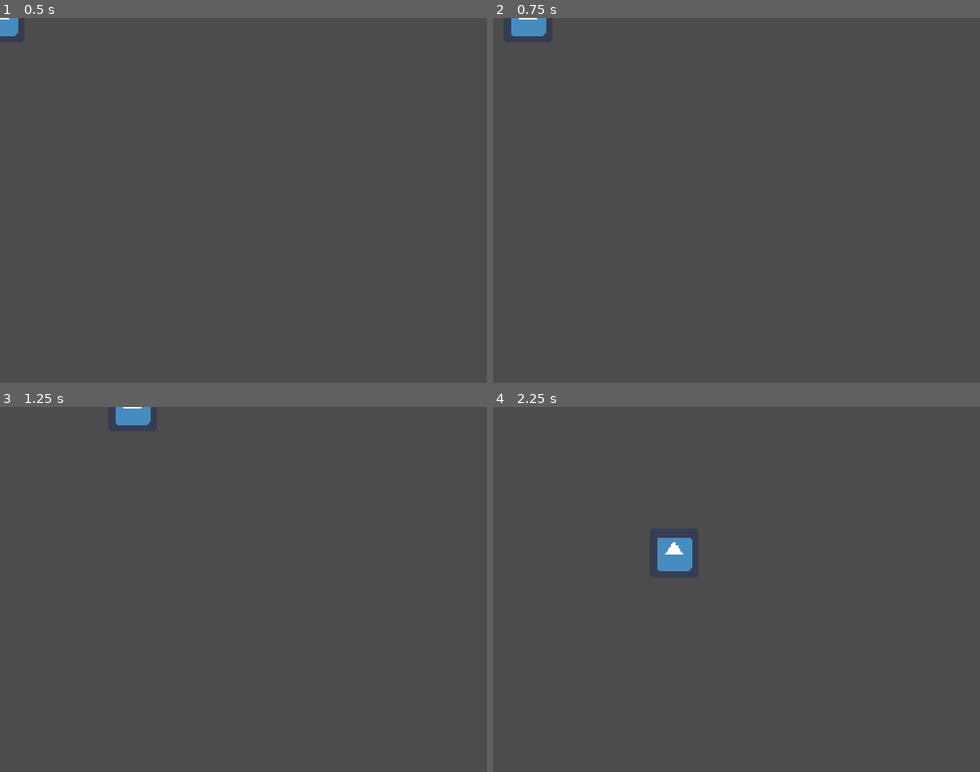
Above: before the commit, frames 1-4 (two rows, left to right).
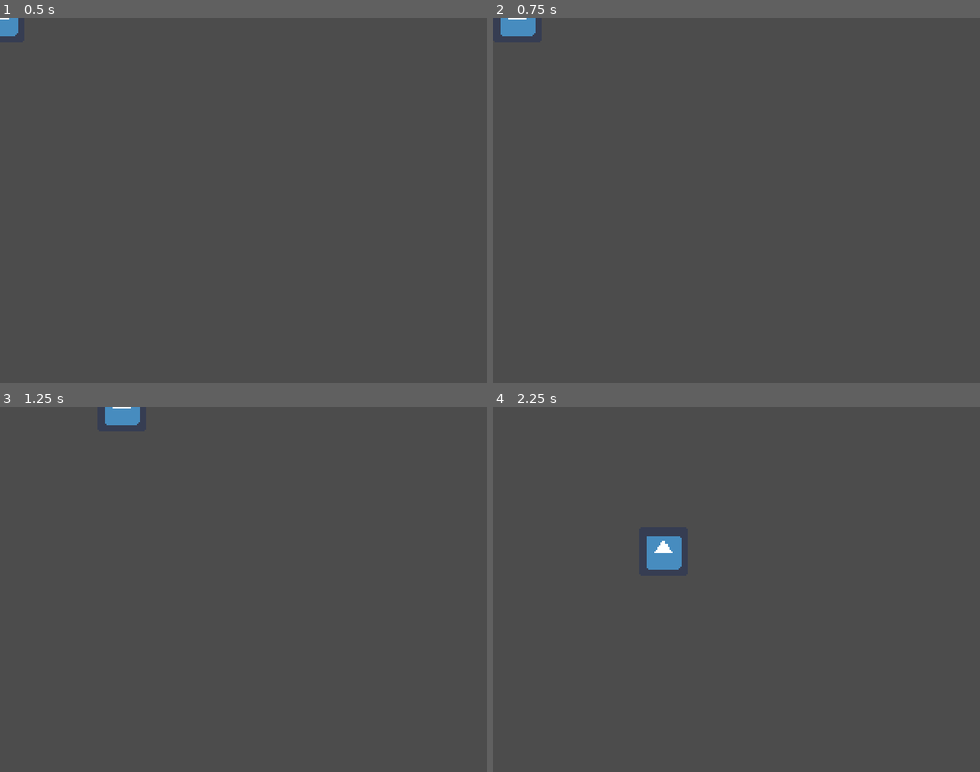
Above: after the commit, the same moments.

Repository: loopies2600/PixelGameJam-2024-Submission
Game: Godot game, scene res://scenes/game_state/gst_gamefield.tscn
Two runs of this game, one before a commit and one after it. Both use one fixed random seed, a clock stepped at 60 frames per second and the inputs below. The engine's default icon, where the game draws it, is replaced by a stand-in: a white triangle on a blue panel in a dark square.
Inputs:
- Up to frame 1 (0.5 s): no input
- Up to frame 2 (0.75 s): tap Enter at 0.5 s; hold D (move_right) from 0.53 s (still down)
- Up to frame 3 (1.25 s): keep holding D (move_right)
- Up to frame 4 (2.25 s): release D (move_right) at 1.28 s; hold S (move_down) 1.28-2.03 s; hold D (move_right) from 2.03 s (still down)

Frame 1 is identical in both runs. In frame 2, 0.2% of the frame differs, in the area x 1-11%, y 0-5%; in frame 3, 0.2%; in frame 4, 0.6%, in the area x 31-41%, y 35-45%.

Commit message:
Clase base de entidad

Diff:
--- a/project.godot
+++ b/project.godot
@@ -7,6 +7,16 @@
 ;   param=value ; assign values to parameters
 
 config_version=4
+
+_global_script_classes=[ {
+"base": "KinematicBody2D",
+"class": "KinematicActor",
+"language": "GDScript",
+"path": "res://scenes/entity/actor/kinematic_actor.gd"
+} ]
+_global_script_class_icons={
+"KinematicActor": ""
+}
 
 [application]
 
--- /dev/null
+++ b/scenes/entity/actor/kinematic_actor.gd
@@ -0,0 +1,18 @@
+extends KinematicBody2D
+class_name KinematicActor
+
+export (float) var base_speed := 128.0
+export (float, 0.0, 0.99) var steering := 0.0
+
+var direction : Vector2 = Vector2.ZERO
+var velocity : Vector2 = Vector2.ZERO
+
+func get_walk_velocity() -> Vector2:
+	var new_velocity : Vector2 = direction * base_speed
+
+	return velocity.linear_interpolate(new_velocity, 1.0 - steering)
+
+func _physics_process(delta):
+	velocity = get_walk_velocity()
+
+	velocity = move_and_slide(velocity, Vector2.ZERO)
--- a/scenes/entity/player/player.gd
+++ b/scenes/entity/player/player.gd
@@ -1,14 +1,8 @@
-extends KinematicBody2D
+extends KinematicActor
 
-export (float) var base_speed := 128.0
-
-var velocity : Vector2 = Vector2.ZERO
 var input_direction : Vector2 = Vector2.ZERO
 
 func _process(delta):
 	input_direction = Input.get_vector("move_left", "move_right", "move_up", "move_down")
 
-	velocity = input_direction * base_speed
-
-func _physics_process(delta):
-	velocity = move_and_slide(velocity, Vector2.ZERO)
+	direction = input_direction
--- a/scenes/game_state/gst_gamefield.tscn
+++ b/scenes/game_state/gst_gamefield.tscn
@@ -5,3 +5,4 @@
 [node name="GameState" type="Node2D"]
 
 [node name="player" parent="." instance=ExtResource( 1 )]
+steering = 0.782
